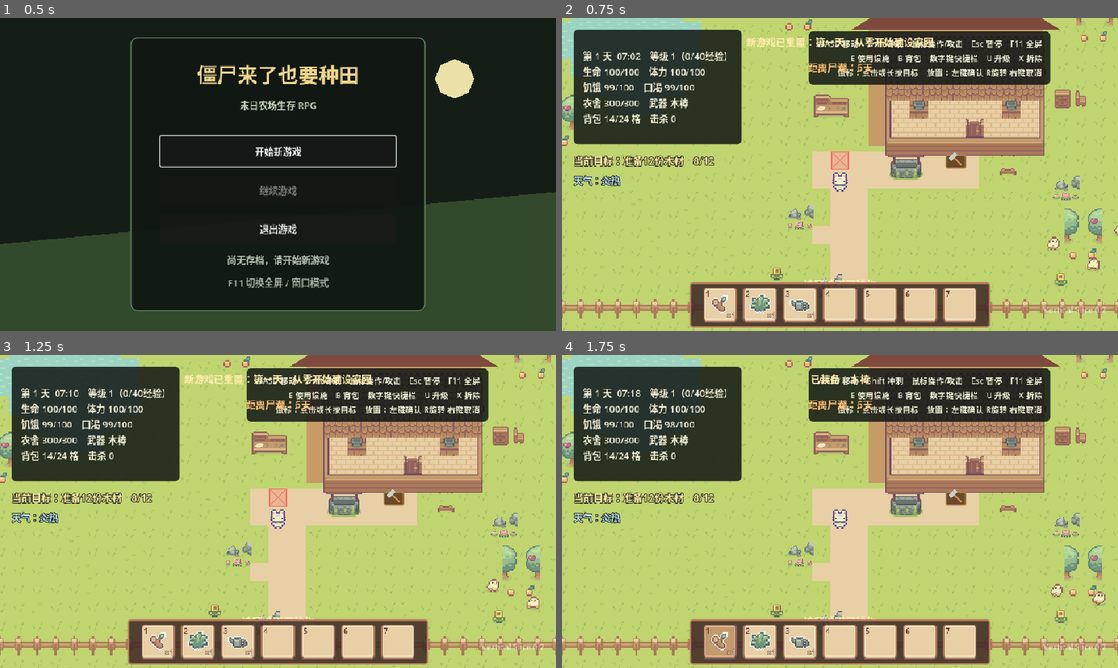
Above: before the commit, frames 1-4 (two rows, left to right).
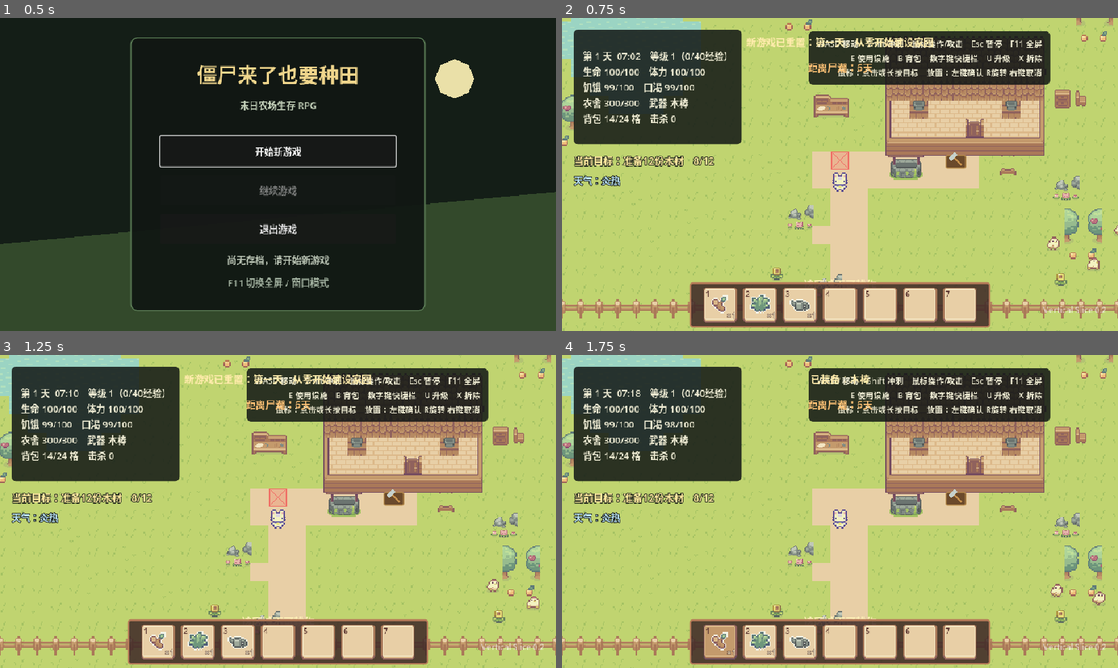
Above: after the commit, the same moments.

Repository: fanfanhappy/zombie-farm-survival
Game: Godot game, scene res://scenes/ui/main_menu.tscn
Same seed, same stepped clock (60 frames per second), same inputs: the game is played once before the commit and once after it.
Inputs:
- Up to frame 1 (0.5 s): no input
- Up to frame 2 (0.75 s): click "开始新游戏" at 0.5 s
- Up to frame 3 (1.25 s): no input
- Up to frame 4 (1.75 s): click "×1" at 1.25 s

Frame 1 is identical in both runs. In frame 2, 2.0% of the frame differs, in the area x 52-90%, y 0-41%; in frame 3, 2.0%; in frame 4, 2.0%.

Commit message:
移除旧农舍绘制并挂载角色可视场景

Diff:
--- a/scenes/game/game_world.tscn
+++ b/scenes/game/game_world.tscn
@@ -12,7 +12,7 @@
 [ext_resource type="Script" uid="uid://kn001c20xrjd" path="res://scripts/ui/storage_ui.gd" id="10_storage_ui"]
 [ext_resource type="Script" uid="uid://ore0wuhwce05" path="res://scripts/systems/weather/weather_system.gd" id="11_weather"]
 [ext_resource type="Script" uid="uid://ceekb058vj7rb" path="res://scripts/systems/building/defense_upgrade_system.gd" id="12_defense_upgrade"]
-[ext_resource type="Texture2D" uid="uid://dx2hkx2g3qcjj" path="res://assets/art/characters/basic_charakter_spritesheet.png" id="13_player_texture"]
+[ext_resource type="PackedScene" path="res://scenes/actors/player/player_visual.tscn" id="13_player_visual"]
 [ext_resource type="Script" uid="uid://ba1k3rg43lg30" path="res://scripts/world/environment/world_tilemap.gd" id="14_world_tilemap"]
 
 [ext_resource type="TileSet" uid="uid://c85i64skxhmie" path="res://resources/tilesets/farm_tilled_terrain.tres" id="15_farm_tileset"]
@@ -70,13 +70,7 @@
 position = Vector2(640, 460)
 script = ExtResource("2_player")
 
-[node name="CharacterSprite" type="Sprite2D" parent="Player" unique_id=1651123005]
-texture_filter = 1
-position = Vector2(0, -7)
-scale = Vector2(2, 2)
-texture = ExtResource("13_player_texture")
-hframes = 4
-vframes = 4
+[node name="PlayerAnimation" parent="Player" instance=ExtResource("13_player_visual")]
 
 [node name="CollisionShape2D" type="CollisionShape2D" parent="Player" unique_id=999272664]
 position = Vector2(0, 2)
--- a/scripts/actors/player/player_controller.gd
+++ b/scripts/actors/player/player_controller.gd
@@ -1,8 +1,7 @@
 class_name Player
 extends CharacterBody2D
 
-const PLAYER_VISUAL_SCENE := preload("res://scenes/actors/player/player_visual.tscn")
-var character_sprite: AnimatedSprite2D
+@onready var character_sprite: AnimatedSprite2D = $PlayerAnimation
 
 signal interaction_requested
 signal attack_requested
@@ -50,7 +49,6 @@
 
 
 func _ready() -> void:
-	_setup_character_visual()
 	# 1层：战斗与防御设施；2层：树木、矿石和生活设施。
 	collision_layer = 1
 	collision_mask = 3
@@ -289,14 +287,6 @@
 	character_sprite.modulate = Color("#ffb3ad") if hurt_flash_left > 0.0 else Color.WHITE
 
 
-func _setup_character_visual() -> void:
-	var legacy_sprite := get_node_or_null("CharacterSprite") as Sprite2D
-	if is_instance_valid(legacy_sprite):
-		legacy_sprite.hide()
-	character_sprite = PLAYER_VISUAL_SCENE.instantiate() as AnimatedSprite2D
-	add_child(character_sprite)
-
-
 func _draw() -> void:
 	if attack_time_left > attack_cooldown - 0.14:
 		draw_arc(facing_direction * 18.0, 24.0, facing_direction.angle() - 0.8, facing_direction.angle() + 0.8, 12, Color("#f4e3a1"), 4.0)
--- a/scripts/core/game_controller.gd
+++ b/scripts/core/game_controller.gd
@@ -935,11 +935,3 @@
 		if event.is_action_pressed("hotbar_slot_%d" % (index + 1)):
 			return index
 	return -1
-
-
-func _draw() -> void:
-	# 农舍仍使用原型轮廓，地面、水域、道路和栅栏已交给 WorldTileMap。
-	draw_rect(Rect2(690, 170, 300, 220), Color("#c69b66"))
-	draw_colored_polygon(PackedVector2Array([Vector2(660, 190), Vector2(840, 80), Vector2(1020, 190)]), Color("#7e4a3e"))
-	draw_rect(Rect2(815, 310, 52, 80), Color("#604638"))
-	draw_rect(Rect2(730, 240, 54, 46), Color("#9fd1d5")); draw_rect(Rect2(895, 240, 54, 46), Color("#9fd1d5"))
